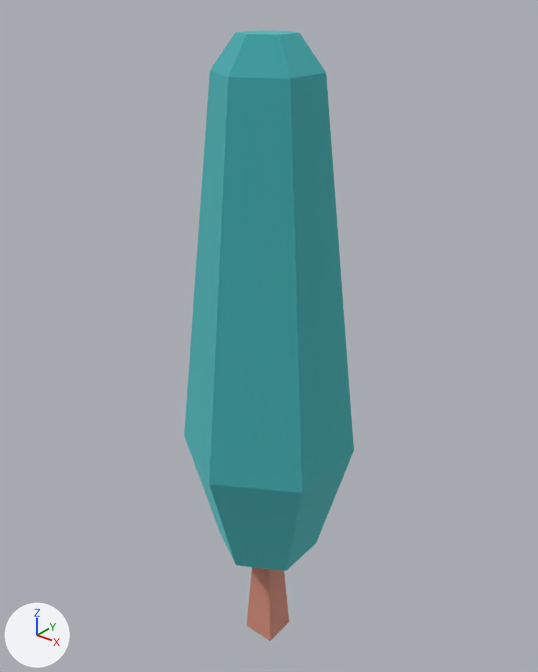
The glTF model apps/client/public/env/kenney-nature-kit/tree_tall_dark.glb as it was, and as the next commit left it.
Camera for both pictures: a 50 mm lens placed at (1.053, -1.311, 1.747), pointed at (-0.031, 0.045, 0.907). The axes (+X, +Y, +Z) are drawn at lower left. The lights are the same throughout. The first picture is the older version.

Names of what the first picture shows: 'tree_tall_dark'.
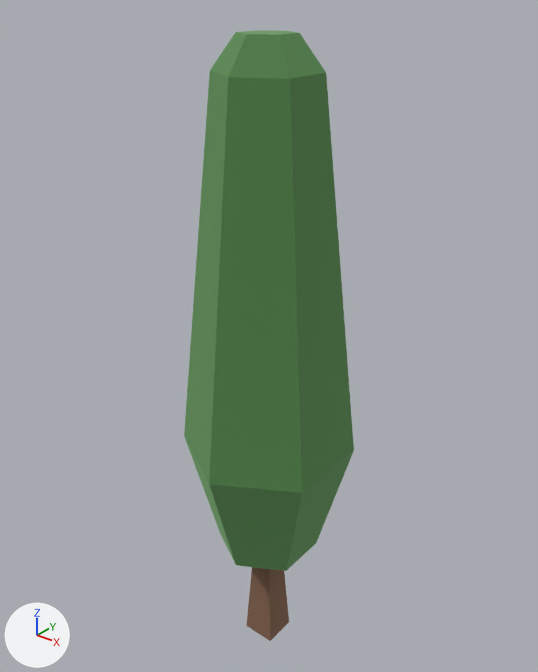
Where the newer file only moved an object's origin or applied its transform, the numbers keep the older frame.

Boxes [x1, y1, x2, y2] around the edits, measured in the pictures (538 x 672 px):
'tree_tall_dark', recoloured (cyan to green): [184, 30, 354, 641] in both

Edits to the bpy script that builds the scene:
```text
Change mat_leafsdark:
    mat_leafsdark.base_color: (0.169, 0.651, 0.667) -> (0.247, 0.478, 0.216)  # cyan #72d3d5 -> green #88b880
Change mat_woodbarkdark:
    mat_woodbarkdark.base_color: (0.8, 0.463, 0.369) -> (0.42, 0.271, 0.188)  # beige #e7b5a4 -> beige #ad8e78
```
